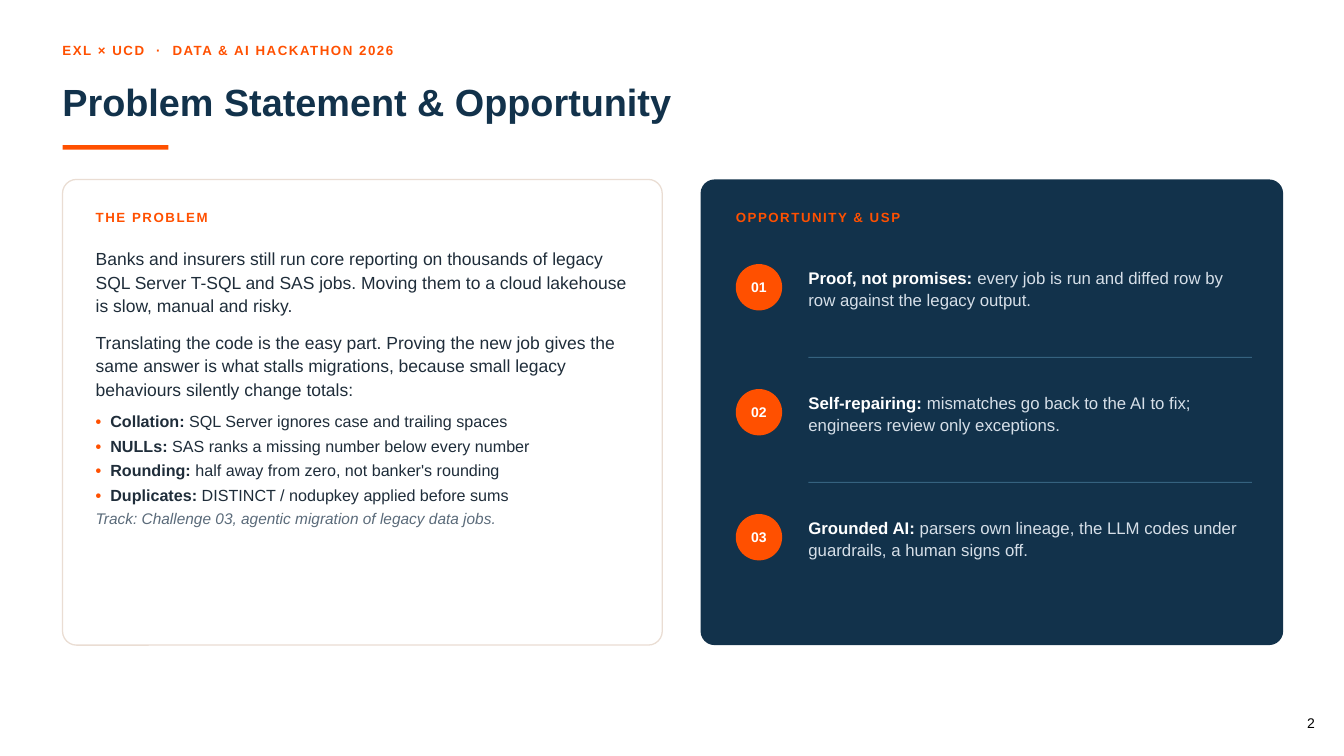
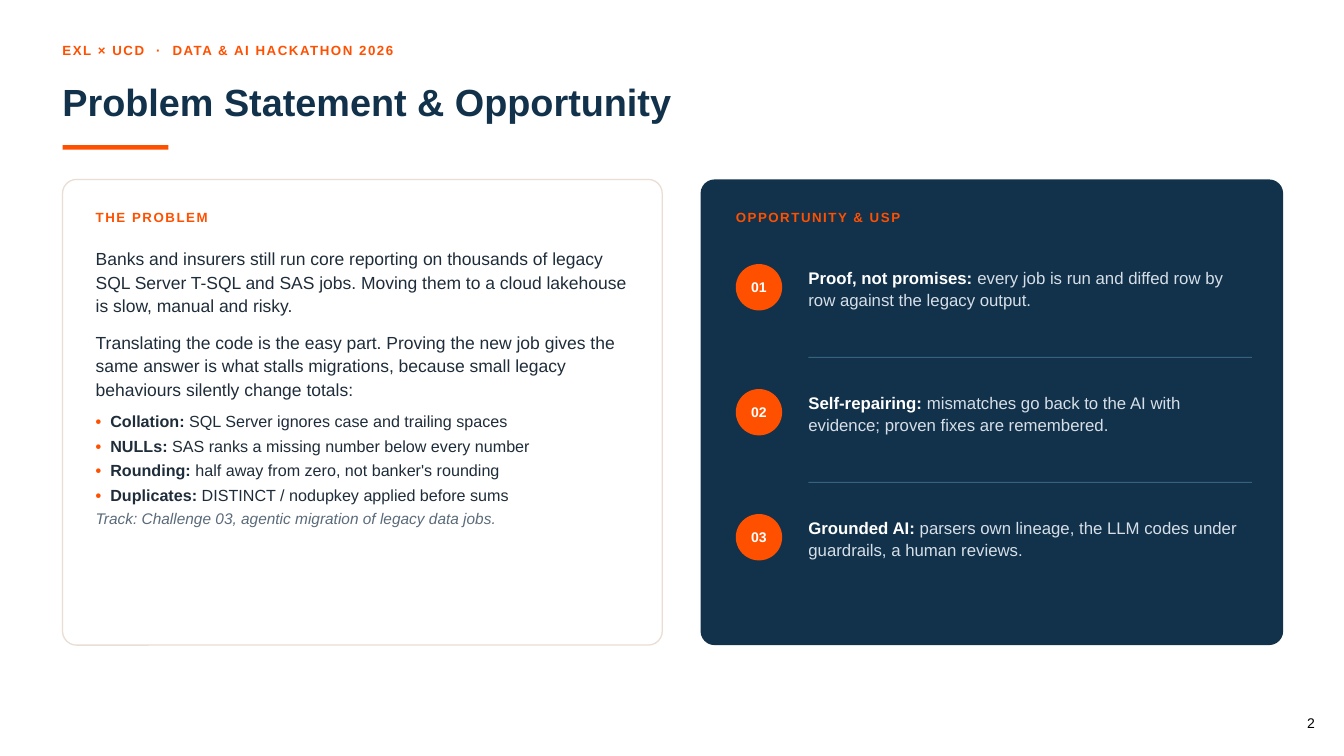
Before and after one commit to SowmyaRadhakrishnan277/EXL-Agentic-Hackathon, a slide deck: slide 2 of docs/EXL_UCD_Challenge03_Agentic_Migration_Factory_Submission.pptx. Drawn at 1344x756 pixels with LibreOffice and Linux fonts; fonts in the diff are those of the drawing; background and template pictures are left out. Boxes give left, top, right and bottom in pixels: in the first picture for what was removed or moved away, otherwise in the second. Text is boxed around its words. In the diff, an @@ line names an element or a change of style, - is before the commit and + after.

```diff
--- a/docs/EXL_UCD_Challenge03_Agentic_Migration_Factory_Submission.pptx
+++ b/docs/EXL_UCD_Challenge03_Agentic_Migration_Factory_Submission.pptx
@@ text at (808, 397, 1181, 435): text changed @@
-Self-repairing: mismatches go back to the AI to fix; engineers review only exceptions.
+Self-repairing: mismatches go back to the AI with evidence; proven fixes are remembered.
@@ text at (808, 522, 1237, 560): text changed @@
-Grounded AI: parsers own lineage, the LLM codes under guardrails, a human signs off.
+Grounded AI: parsers own lineage, the LLM codes under guardrails, a human reviews.
```
Also in this commit, not shown: 5 other slides changed.
